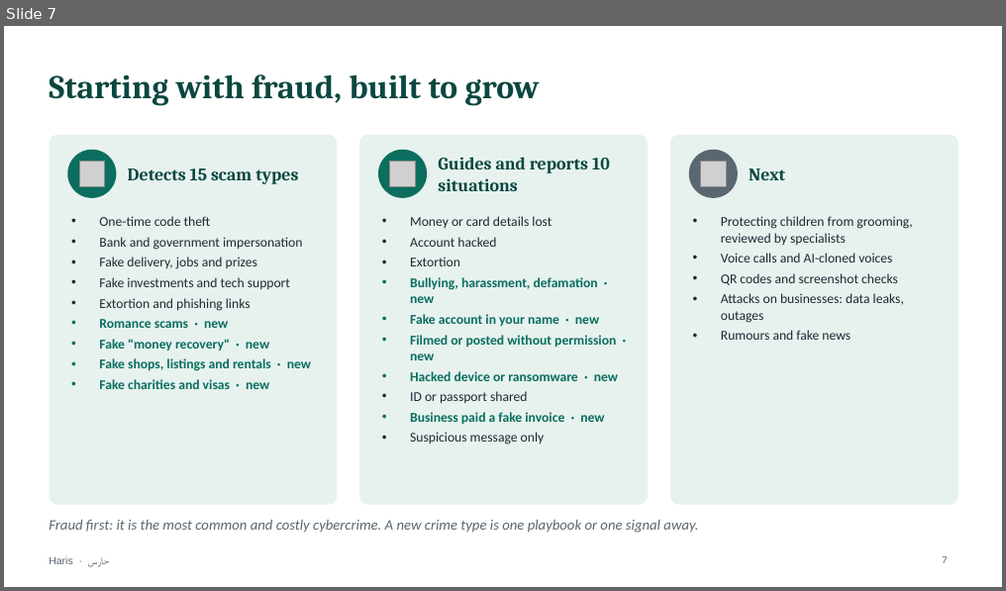
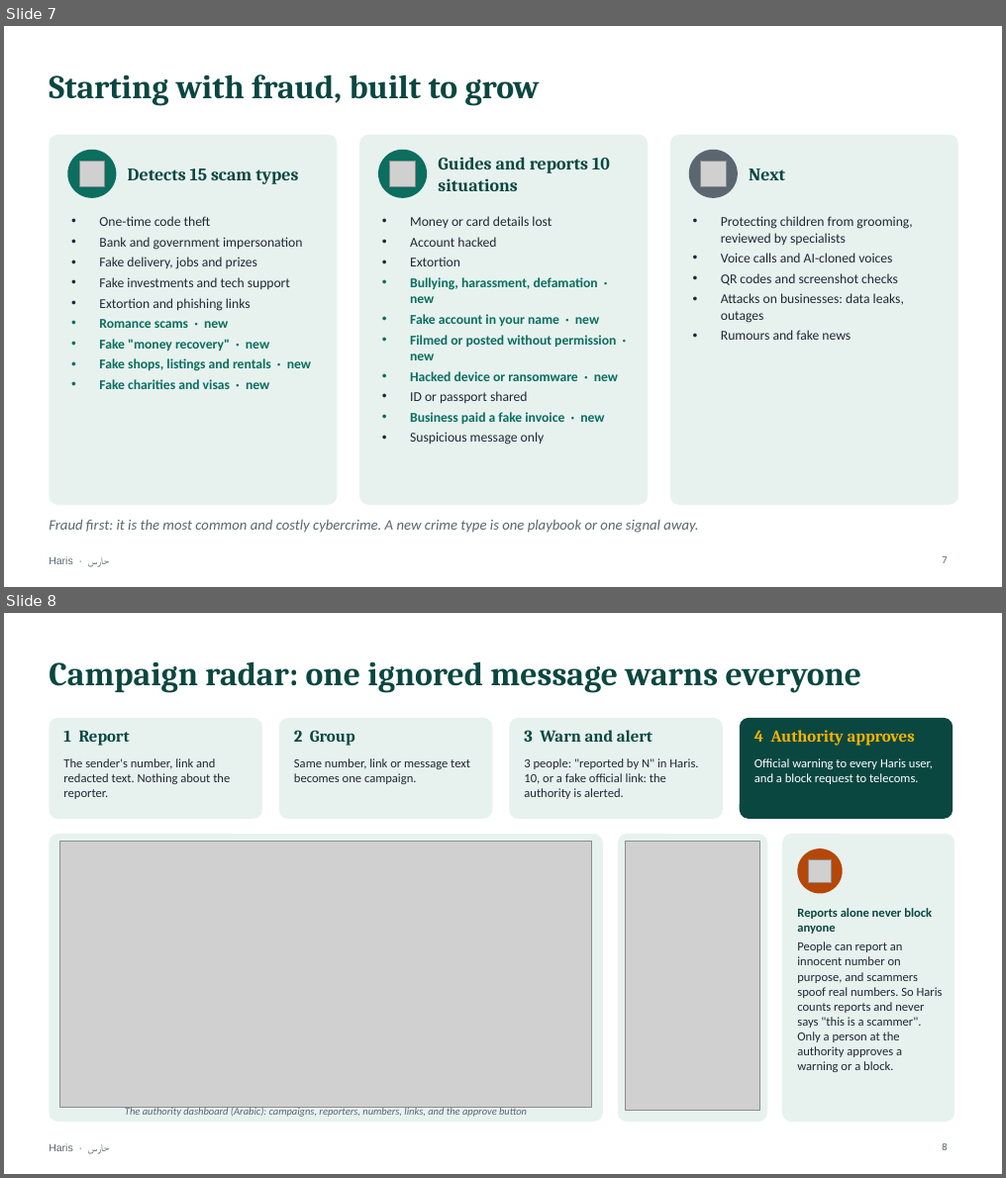
Before and after one commit to mohamedtorky2022/Haris, a slide deck: docs/Haris-presentation.pptx. Shown one above the other, each under a label of ours: slide 7 before the commit, slides 7 and 8 after it. The pictures are 1006x591 and 1006x1178 pixels, drawn with LibreOffice and Linux fonts; fonts in the diff are those of the drawing; grey boxes stand for pictures. Boxes give left, top, right and bottom in pixels: in the first picture for what was removed or moved away, otherwise in the second. Text is boxed around its words. In the diff, an @@ line names an element or a change of style, - is before the commit and + after.

```diff
--- a/docs/Haris-presentation.pptx
+++ b/docs/Haris-presentation.pptx
@@ slide 8 added at [4,613,1002,1174], background #FFFFFF; not listed: 1 template element that a slide beside it also shows @@
@@ title added at [49,662,862,693], 32 pt, text #0A4740, bold @@
+Campaign radar: one ignored message warns everyone
@@ rounded rectangle added at [49,718,262,819], fill #E7F2EF @@
@@ text added at [63,730,130,746], 16 pt, text #0A4740, bold @@
+1 Report
@@ rounded rectangle added at [279,718,492,819], fill #E7F2EF @@
@@ text added at [294,730,355,746], 16 pt, text #0A4740, bold @@
+2 Group
@@ rounded rectangle added at [509,718,723,819], fill #E7F2EF @@
@@ text added at [524,730,652,742], 16 pt, text #0A4740, bold @@
+3 Warn and alert
@@ rounded rectangle added at [740,718,952,819], fill #0A4740 @@
@@ text added at [754,730,915,746], 16 pt, text #F5B400, bold @@
+4 Authority approves
@@ text added at [63,759,230,799], 12 pt, text #1F2933 @@
+The sender's number, link and redacted text. Nothing about the reporter.
@@ text added at [294,759,470,784], 12 pt, text #1F2933 @@
+Same number, link or message text becomes one campaign.
@@ text added at [524,759,698,799], 12 pt, text #1F2933 @@
+3 people: "reported by N" in Haris. 10, or a fake official link: the authority is alerted.
@@ text added at [754,759,933,784], 12 pt, text #FFFFFF @@
+Official warning to every Haris user, and a block request to telecoms.
@@ rounded rectangle added at [49,834,603,1122], fill #E7F2EF @@
@@ picture added at [60,842,592,1107] @@
@@ rounded rectangle added at [618,834,767,1122], fill #E7F2EF @@
@@ picture added at [626,842,760,1111] @@
@@ rounded rectangle added at [782,834,954,1122], fill #E7F2EF @@
@@ ellipse added at [798,849,843,894], fill #B54708 @@
@@ picture added at [808,860,832,882] @@
@@ text added at [797,908,943,1072], 12 pt, text #1F2933 @@
+Reports alone never block anyone
+People can report an innocent number on purpose, and scammers spoof real numbers. So Haris counts reports and never says "this is a scammer". Only a person at the authority approves a warning or a block.
@@ text added at [125,1107,527,1117], 10 pt, text #5B6770, italic @@
+The authority dashboard (Arabic): campaigns, reporters, numbers, links, and the approve button
@@ page number added at [942,1144,946,1151], 10 pt, text #5B6770 @@
+8
```
Also in this commit, not shown: 3 slides changed, 15 other files.
